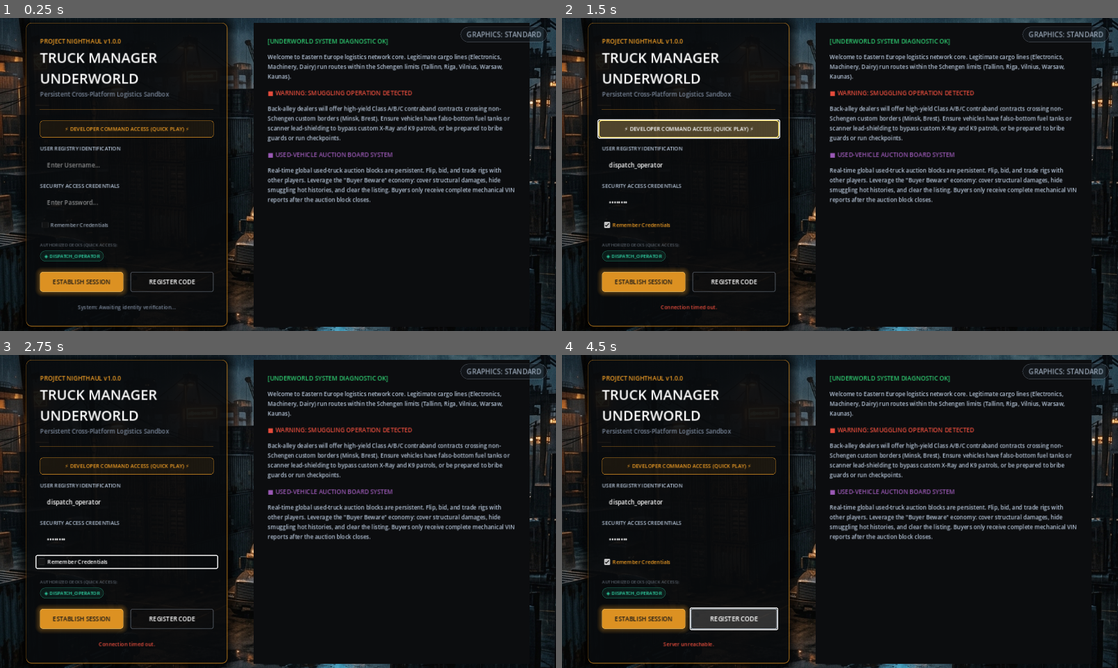
Above: before the commit, frames 1-4 (two rows, left to right).
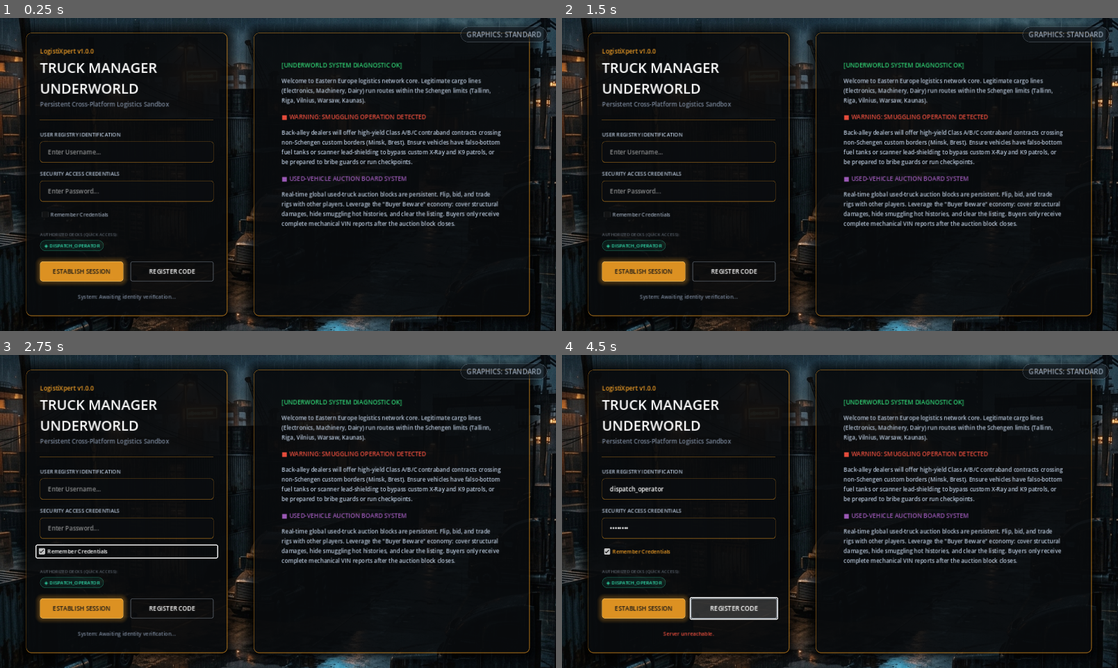
Above: after the commit, the same moments.

Repository: p0mkin/LogistiXpert
Game: Godot game, scene res://scenes/main_menu/MainMenu.tscn
Same seed, same stepped clock (60 frames per second), same inputs: the game is played once before the commit and once after it.
Inputs (mouse positions are in pixels of both pictures, inside the frame that each line leads up to):
- Up to frame 1 (0.25 s): no input
- Up to frame 2 (1.5 s): click (689, 127) at 0.5 s, where only the run before the commit has a clickable "⚡ DEVELOPER COMMAND ACCESS (Q…"; click (689, 127) at 1.25 s, where only the run before the commit has a clickable "⚡ DEVELOPER COMMAND ACCESS (Q…"
- Up to frame 3 (2.75 s): click "Remember Credentials" at 2 s
- Up to frame 4 (4.5 s): click "◈ DISPATCH_OPERATOR" at 2.75 s; click "ESTABLISH SESSION" at 3.5 s; click "REGISTER CODE" at 4.25 s

The runs differ from the first frame. In frame 1, 20% of the frame differs, in the area x 4-97%, y 0-100%; in frame 2, 21%; in frame 3, 20%; in frame 4, 20%.

Commit message:
Fix layout and text fields for UI

Diff:
--- a/client/scenes/main_menu/MainMenu.gd
+++ b/client/scenes/main_menu/MainMenu.gd
@@ -14,7 +14,6 @@
 	_setup_graphics_toggle_ui()
 	_setup_remember_me_ui()
 	_setup_known_profiles_ui()
-	_setup_developer_bypass_ui()
 
 	# Connect local button signals
 	login_btn.pressed.connect(_on_login_pressed)
@@ -24,32 +23,38 @@
 	NetworkManager.auth_completed.connect(_on_auth_completed)
 
 func _apply_visual_theme() -> void:
+	var glass_style = StyleBoxFlat.new()
+	glass_style.bg_color = Color(0.04, 0.05, 0.06, 0.75) # Dark frosted glass
+	glass_style.border_color = Color(0.925, 0.607, 0.141, 0.5) # Neon amber edge
+	glass_style.border_width_right = 2
+	glass_style.border_width_bottom = 2
+	glass_style.border_width_left = 1
+	glass_style.border_width_top = 1
+	glass_style.set_corner_radius_all(12)
+	glass_style.shadow_color = Color(0, 0, 0, 0.7)
+	glass_style.shadow_size = 24
+	glass_style.content_margin_left = 32
+	glass_style.content_margin_right = 32
+	glass_style.content_margin_top = 32
+	glass_style.content_margin_bottom = 32
+
 	# 0. Wrap LeftPanel in a Glassmorphism Container
 	var left_panel = $Margin/HBox/LeftPanel
 	if left_panel:
 		var parent = left_panel.get_parent()
 		var glass_panel = PanelContainer.new()
 		glass_panel.name = "GlassPanel"
-		var glass_style = StyleBoxFlat.new()
-		glass_style.bg_color = Color(0.04, 0.05, 0.06, 0.75) # Dark frosted glass
-		glass_style.border_color = Color(0.925, 0.607, 0.141, 0.5) # Neon amber edge
-		glass_style.border_width_right = 2
-		glass_style.border_width_bottom = 2
-		glass_style.border_width_left = 1
-		glass_style.border_width_top = 1
-		glass_style.set_corner_radius_all(12)
-		glass_style.shadow_color = Color(0, 0, 0, 0.7)
-		glass_style.shadow_size = 24
-		glass_style.content_margin_left = 32
-		glass_style.content_margin_right = 32
-		glass_style.content_margin_top = 32
-		glass_style.content_margin_bottom = 32
 		glass_panel.add_theme_stylebox_override("panel", glass_style)
 
 		parent.remove_child(left_panel)
 		parent.add_child(glass_panel)
 		parent.move_child(glass_panel, 0)
 		glass_panel.add_child(left_panel)
+
+	# Apply glassmorphism to Right Panel as well!
+	var terminal_panel = $Margin/HBox/RightPanel/TerminalPanel
+	if terminal_panel:
+		terminal_panel.add_theme_stylebox_override("panel", glass_style)
 
 	# 1. Styled amber accent flat buttons
 	var style_login_normal = StyleBoxFlat.new()
@@ -101,19 +106,23 @@
 
 	# 3. Input Text Edit field styling
 	var style_edit = StyleBoxFlat.new()
-	style_edit.bg_color = Color(0.02, 0.025, 0.03, 0.6) # Charcoal translucent
-	style_edit.border_color = Color(0.925, 0.607, 0.141, 0.3)
+	style_edit.bg_color = Color(0.04, 0.05, 0.06, 0.8) # Charcoal translucent
+	style_edit.border_color = Color(0.925, 0.607, 0.141, 0.4)
 	style_edit.border_width_bottom = 2
-	style_edit.set_corner_radius_all(4)
-	style_edit.content_margin_left = 16
-	style_edit.content_margin_top = 12
-	style_edit.content_margin_bottom = 12
+	style_edit.border_width_left = 1
+	style_edit.border_width_right = 1
+	style_edit.border_width_top = 1
+	style_edit.set_corner_radius_all(6)
+	style_edit.content_margin_left = 18
+	style_edit.content_margin_right = 18
+	style_edit.content_margin_top = 14
+	style_edit.content_margin_bottom = 14
 
 	var style_edit_focus = style_edit.duplicate()
-	style_edit_focus.bg_color = Color(0.05, 0.06, 0.08, 0.9)
+	style_edit_focus.bg_color = Color(0.06, 0.07, 0.09, 0.95)
 	style_edit_focus.border_color = Color(0.925, 0.607, 0.141, 1.0) # Glowing amber border on focus
-	style_edit_focus.shadow_color = Color(0.925, 0.607, 0.141, 0.2)
-	style_edit_focus.shadow_size = 8
+	style_edit_focus.shadow_color = Color(0.925, 0.607, 0.141, 0.3)
+	style_edit_focus.shadow_size = 12
 
 	user_edit.add_theme_stylebox_override("normal", style_edit)
 	user_edit.add_theme_stylebox_override("focus", style_edit_focus)
@@ -389,52 +398,3 @@
 	var btn_idx = parent_container.get_node("ButtonBox").get_index()
 	parent_container.add_child(profile_box)
 	parent_container.move_child(profile_box, btn_idx)
-
-func _setup_developer_bypass_ui() -> void:
-	var parent_container = user_edit.get_parent().get_parent() # This is FormContainer
-
-	var bypass_btn = Button.new()
-	bypass_btn.name = "DevBypassBtn"
-	bypass_btn.text = "⚡ DEVELOPER COMMAND ACCESS (QUICK PLAY) ⚡"
-	bypass_btn.add_theme_font_size_override("font_size", 12)
-
-	# Give it a gorgeous glowing gold/amber cyber-border style
-	var style_normal = StyleBoxFlat.new()
-	style_normal.bg_color = Color(0.925, 0.607, 0.141, 0.08) # Amber translucent
-	style_normal.border_color = Color(0.925, 0.607, 0.141, 0.8) # Full amber border
-	style_normal.border_width_left = 1
-	style_normal.border_width_top = 1
-	style_normal.border_width_right = 1
-	style_normal.border_width_bottom = 1
-	style_normal.set_corner_radius_all(6)
-	style_normal.content_margin_top = 10
-	style_normal.content_margin_bottom = 10
-
-	var style_hover = StyleBoxFlat.new()
-	style_hover.bg_color = Color(0.925, 0.607, 0.141, 0.2) # Stronger gold
-	style_hover.border_color = Color(1.0, 0.75, 0.3, 1.0) # Bright gold border
-	style_hover.border_width_left = 2
-	style_hover.border_width_top = 2
-	style_hover.border_width_right = 2
-	style_hover.border_width_bottom = 2
-	style_hover.set_corner_radius_all(6)
-	style_hover.content_margin_top = 9
-	style_hover.content_margin_bottom = 9
-
-	bypass_btn.add_theme_stylebox_override("normal", style_normal)
-	bypass_btn.add_theme_stylebox_override("hover", style_hover)
-	bypass_btn.add_theme_stylebox_override("pressed", style_normal)
-	bypass_btn.add_theme_color_override("font_color", Color(0.925, 0.607, 0.141))
-	bypass_btn.add_theme_color_override("font_hover_color", Color.WHITE)
-
-	parent_container.add_child(bypass_btn)
-	# Put it at the very top of FormContainer
-	parent_container.move_child(bypass_btn, 0)
-
-	bypass_btn.pressed.connect(func():
-		user_edit.text = "dispatch_operator"
-		pass_edit.text = "admin123"
-		if remember_check:
-			remember_check.button_pressed = true
-		_on_login_pressed()
-	)
--- a/client/scenes/main_menu/MainMenu.tscn
+++ b/client/scenes/main_menu/MainMenu.tscn
@@ -62,7 +62,7 @@
 layout_mode = 2
 theme_override_colors/font_color = Color(0.92549, 0.607843, 0.141176, 1)
 theme_override_font_sizes/font_size = 14
-text = "PROJECT NIGHTHAUL v1.0.0"
+text = "LogistiXpert v1.0.0"
 letter_spacing = 2.0
 
 [node name="GameTitle" type="Label" parent="Margin/HBox/LeftPanel/TitleBox"]
@@ -104,7 +104,6 @@
 theme_override_colors/font_color = Color(1, 1, 1, 1)
 theme_override_font_sizes/font_size = 14
 placeholder_text = "Enter Username..."
-flat = true
 
 [node name="PassBox" type="VBoxContainer" parent="Margin/HBox/LeftPanel/FormContainer"]
 layout_mode = 2
@@ -124,7 +123,6 @@
 theme_override_font_sizes/font_size = 14
 secret = true
 placeholder_text = "Enter Password..."
-flat = true
 
 [node name="ButtonBox" type="HBoxContainer" parent="Margin/HBox/LeftPanel"]
 layout_mode = 2
@@ -165,10 +163,9 @@
 theme_override_constants/separation = 24
 alignment = 1
 
-[node name="TerminalPanel" type="ColorRect" parent="Margin/HBox/RightPanel"]
+[node name="TerminalPanel" type="PanelContainer" parent="Margin/HBox/RightPanel"]
 layout_mode = 2
 size_flags_vertical = 3
-color = Color(0.0470588, 0.0509804, 0.0588235, 1)
 
 [node name="Margin" type="MarginContainer" parent="Margin/HBox/RightPanel/TerminalPanel"]
 layout_mode = 1
